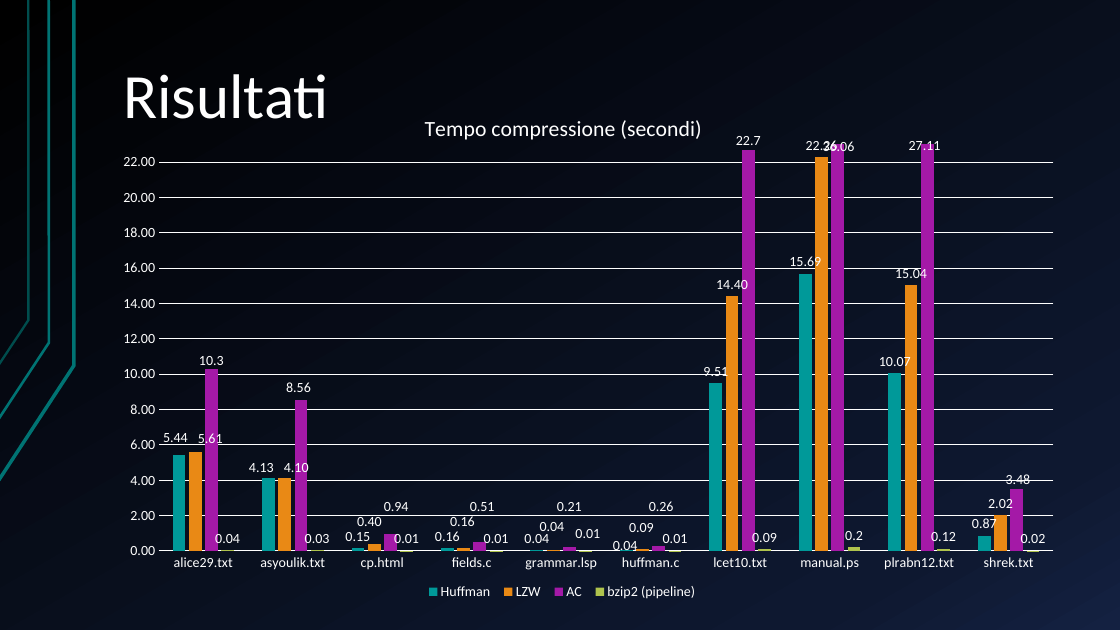
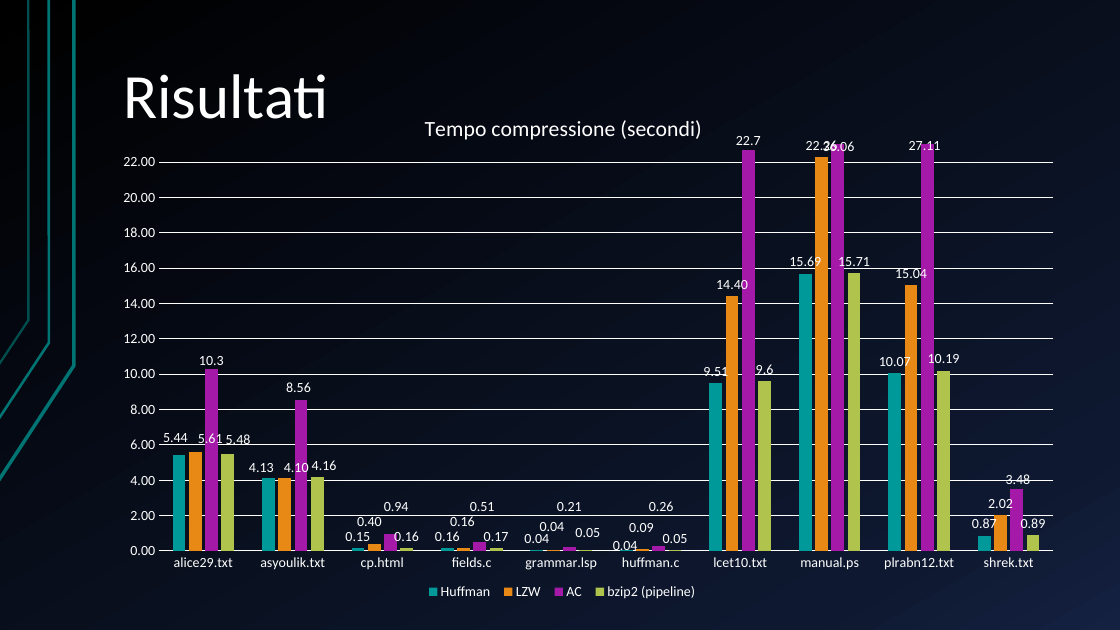
Before and after one commit to vincenzo-emanuele/Progetto-Compressione-Dati, a slide deck: slide 20 of Presentazione Finale.pptx. Drawn at 1120x630 pixels with LibreOffice and Linux fonts; fonts in the diff are those of the drawing. Boxes give left, top, right and bottom in pixels: in the first picture for what was removed or moved away, otherwise in the second. Text is boxed around its words. In the diff, an @@ line names an element or a change of style, - is before the commit and + after.

```diff
--- a/Presentazione Finale.pptx
+++ b/Presentazione Finale.pptx
@@ column chart at (x1=112, y1=103, x2=1064, y2=605) @@
-bzip2 (pipeline): 0.04, 0.03, 0.01, 0.01, 0.01, 0.01, 0.09, 0.2, 0.12, 0.02
+bzip2 (pipeline): 5.48, 4.16, 0.16, 0.17, 0.05, 0.05, 9.6, 15.71, 10.19, 0.89
@@ data labels of bzip2 (pipeline) changed @@
```
Also in this commit, not shown: 1 other slide changed.
